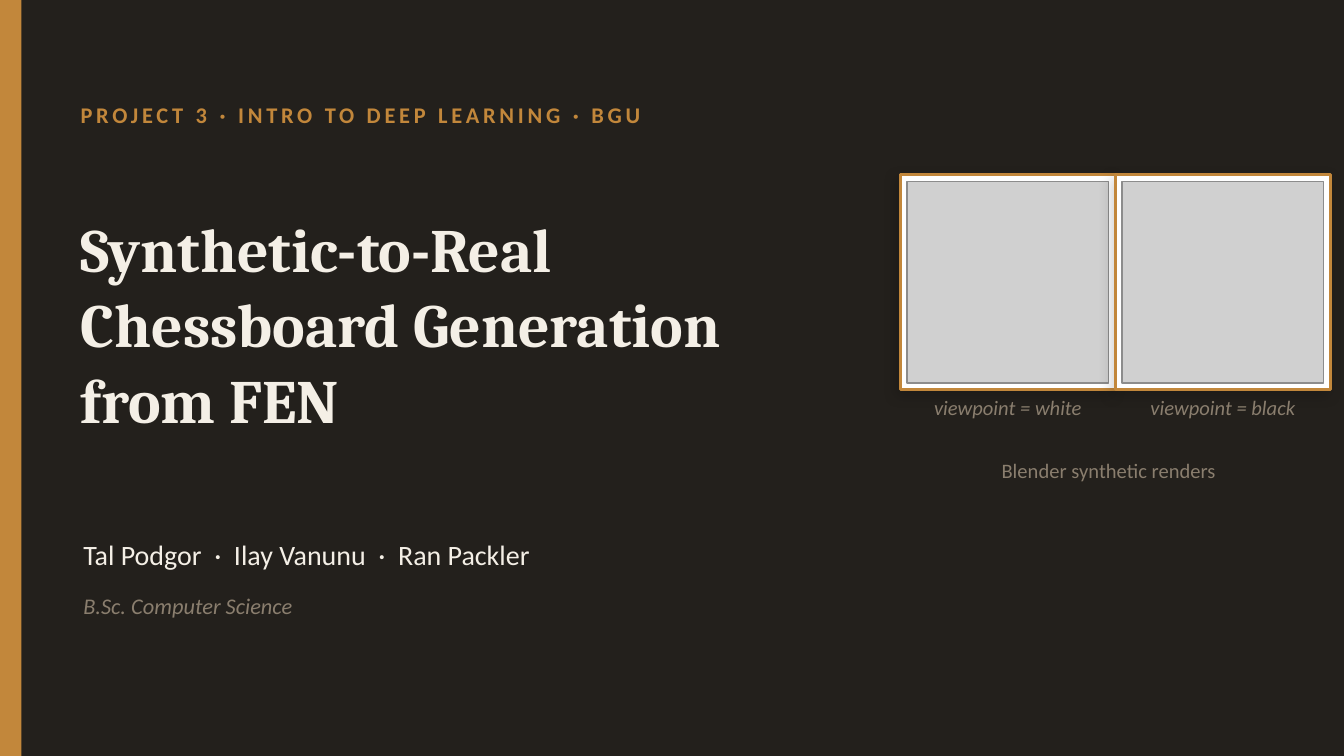
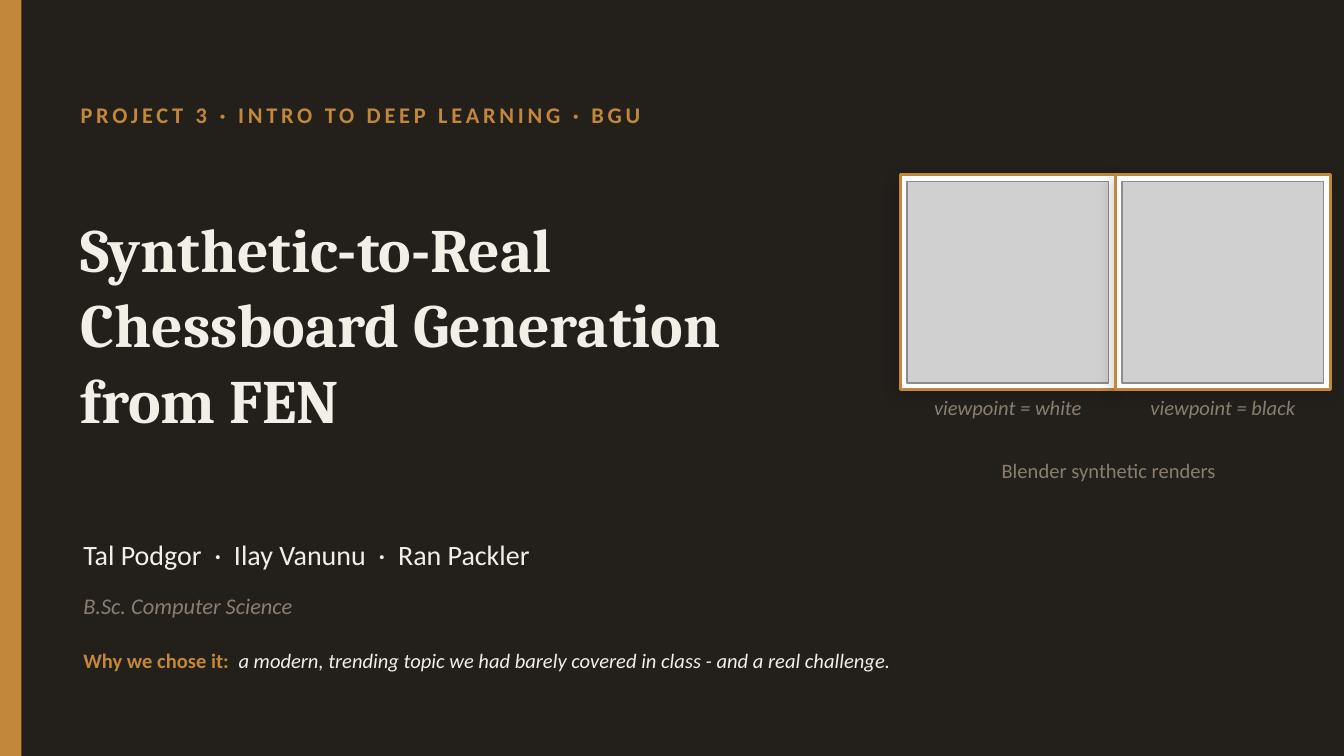
Before and after one commit to TalPodgor/DL_Project3, a slide deck: slide 1 of submission/project3_presentation.pptx. Drawn at 1344x756 pixels with LibreOffice and Linux fonts; fonts in the diff are those of the drawing; grey boxes stand for pictures. Boxes give left, top, right and bottom in pixels: in the first picture for what was removed or moved away, otherwise in the second. Text is boxed around its words. In the diff, an @@ line names an element or a change of style, - is before the commit and + after.

```diff
--- a/submission/project3_presentation.pptx
+++ b/submission/project3_presentation.pptx
@@ text added at bbox=[83, 653, 890, 672], 11 pt, text #F4EFE6, italic @@
+Why we chose it: a modern, trending topic we had barely covered in class - and a real challenge.
```
Also in this commit, not shown: 7 other slides changed, 7 slides added, 10 other files.
